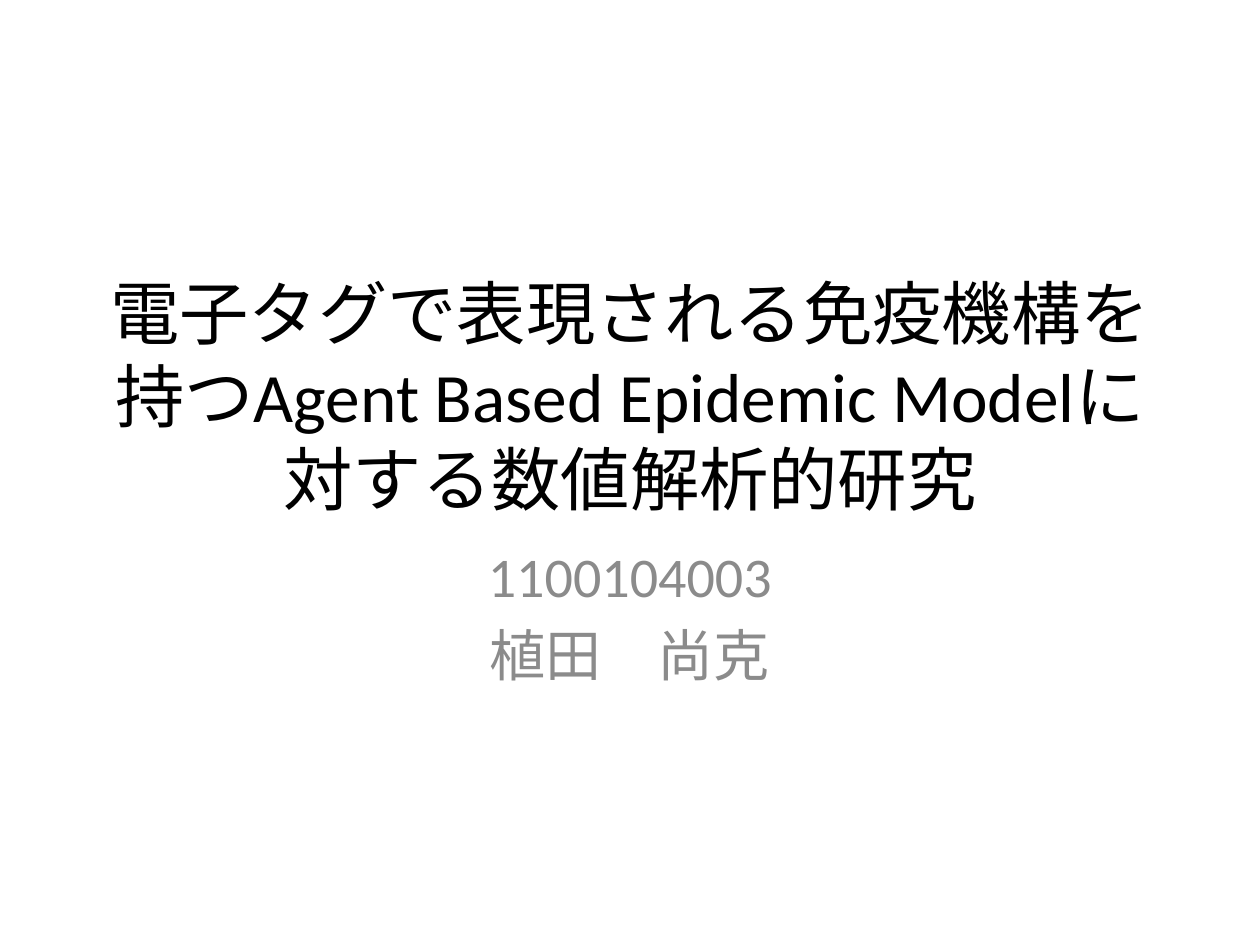
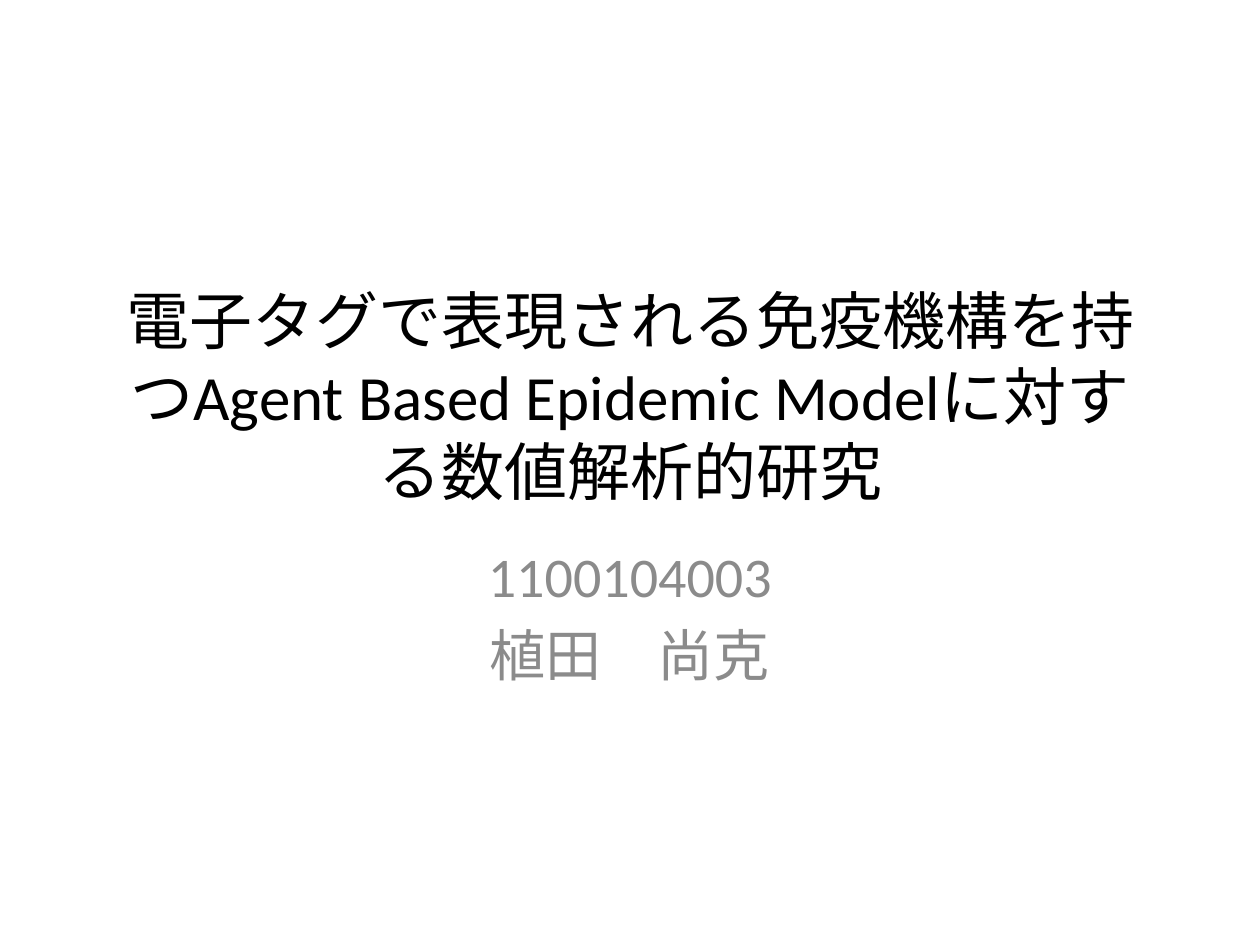
Before and after one commit to nkud/Research-BB, a slide deck: slide 1 of 卒業研究.pptx. Drawn at 1260x945 pixels with LibreOffice and Linux fonts; fonts in the diff are those of the drawing. Boxes give left, top, right and bottom in pixels: in the first picture for what was removed or moved away, otherwise in the second. Text is boxed around its words. In the diff, an @@ line names an element or a change of style, - is before the commit and + after.

```diff
--- a/卒業研究.pptx
+++ b/卒業研究.pptx
@@ title "電子タグで表現される免疫機構を持つAgent Based Epidemic Modelに対する数値解析的研究" at (126,291,1134,431): size 39.6 to 36 pt @@
```
Also in this commit, not shown: 1 other file.
